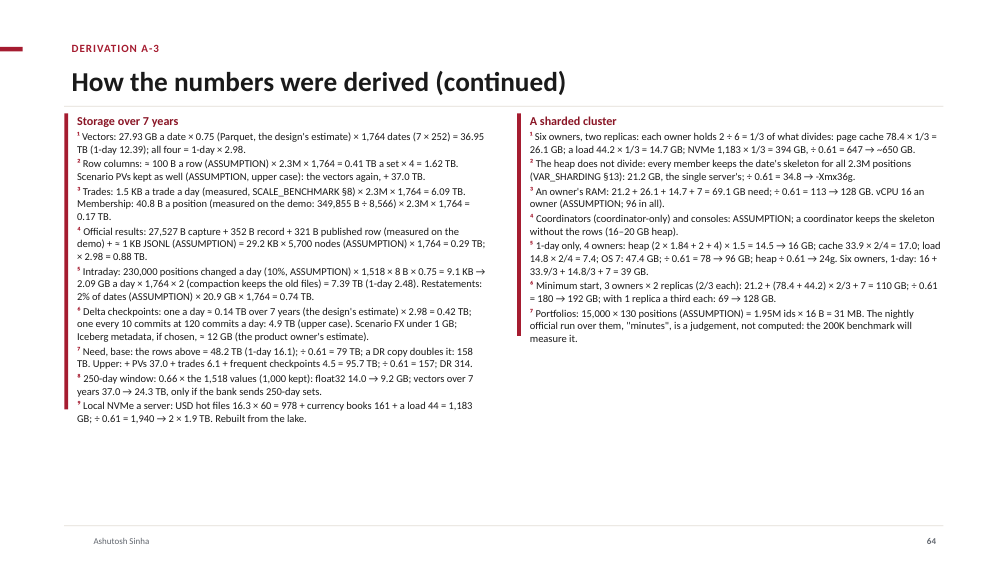
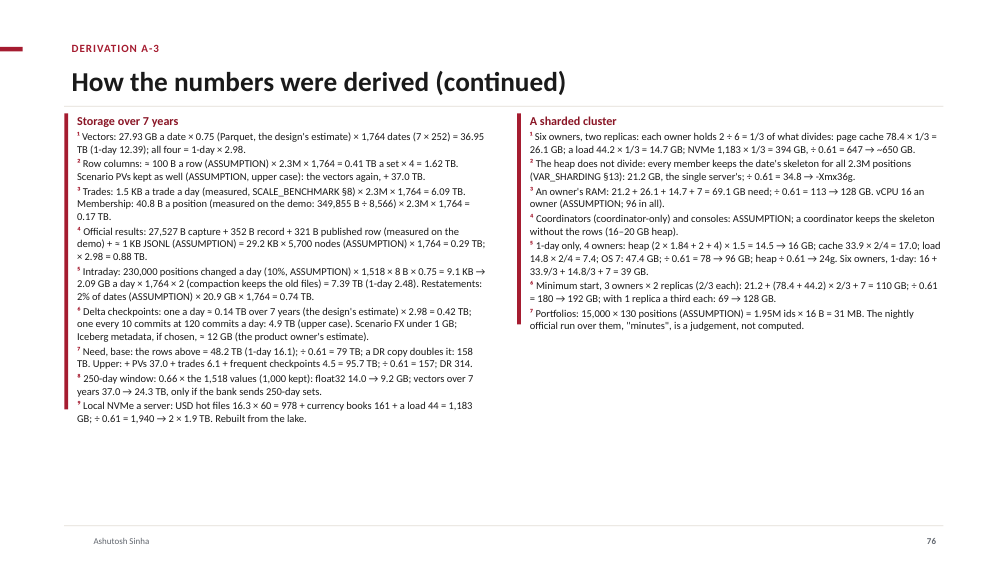
Before and after one commit to ajsinha/drishti, a slide deck: slide 76 of docs/publications/Drishti-VaR-Engine.pptx (slide 64 before the commit). Drawn at 1008x567 pixels with LibreOffice and Linux fonts; fonts in the diff are those of the drawing; background and template pictures are left out. Boxes give left, top, right and bottom in pixels: in the first picture for what was removed or moved away, otherwise in the second. Text is boxed around its words. In the diff, an @@ line names an element or a change of style, - is before the commit and + after.

```diff
--- a/docs/publications/Drishti-VaR-Engine.pptx
+++ b/docs/publications/Drishti-VaR-Engine.pptx
@@ rectangle resized from (x1=517, y1=113, x2=521, y2=336) to (x1=517, y1=113, x2=521, y2=324) @@
@@ text at (x1=530, y1=309, x2=914, y2=331): text changed @@
-⁷ Portfolios: 15,000 × 130 positions (ASSUMPTION) = 1.95M ids × 16 B = 31 MB. The nightly official run over them, "minutes", is a judgement, not computed: the 200K benchmark will measure it.
+⁷ Portfolios: 15,000 × 130 positions (ASSUMPTION) = 1.95M ids × 16 B = 31 MB. The nightly official run over them, "minutes", is a judgement, not computed.
@@ page number at (x1=927, y1=538, x2=936, y2=544): text changed @@
-64
+76
```
Also in this commit, not shown: 23 other slides changed, 13 slides added, 1 slide removed, 7 other files.
